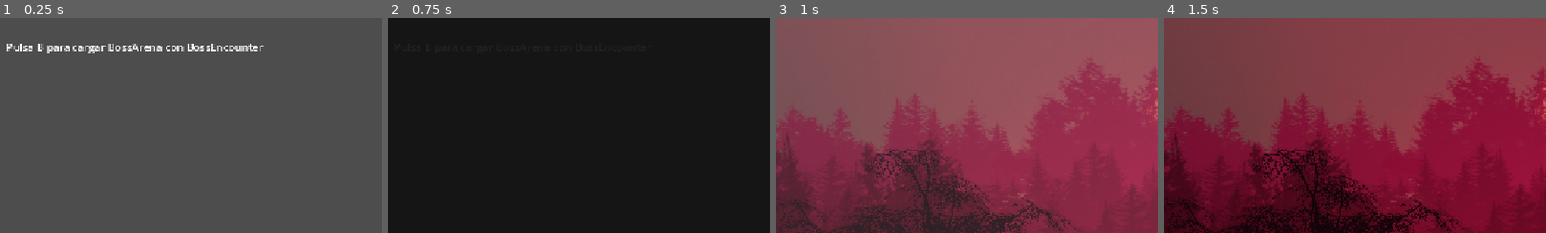
Above: before the commit, frames 1-4 (left to right).
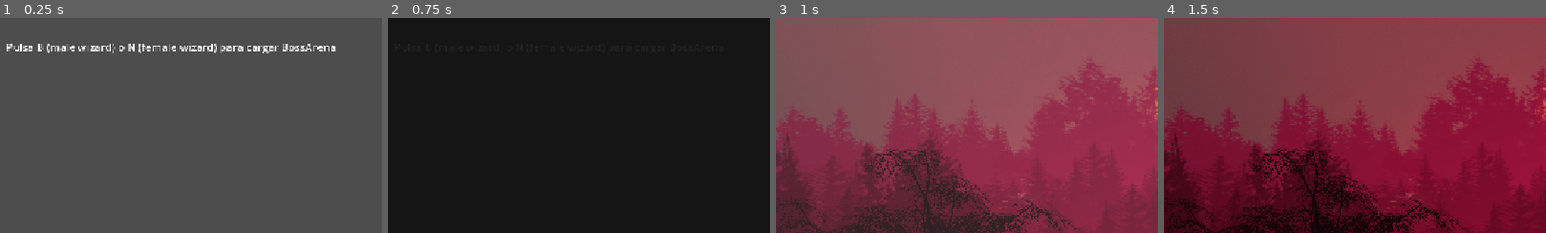
Above: after the commit, the same moments.

Repository: CarlesRa/mantle
Game: Godot game, scene res://sandbox/boss/arena_transition_test.tscn
The game is run twice, just before and just after one commit, with the same random seed, the same clock (stepped at 60 frames per second) and the same inputs. This scene is started directly instead of the project's main scene. Sound files missing from this copy of the repository are replaced by a short silence.
Inputs:
- Up to frame 1 (0.25 s): no input
- Up to frame 2 (0.75 s): tap B at 0.5, 0.6 s; hold D (move_right) from 0.53 s (still down)
- Up to frame 3 (1 s): keep holding D (move_right); tap W (jump) at 0.77 s; tap N at 0.8 s
- Up to frame 4 (1.5 s): keep holding D (move_right); tap N at 1.35 s
The pictures show only the part of the screen within x 2-52%, y 0-50%; the shares and areas given below are measured in that part.

The runs differ from the first frame. In frame 1, 1.4% of the frame differs, in the area x 12-88%, y 11-17%; in frame 2, less than 0.1%; in frame 3, nothing differs; in frame 4, nothing differs.

Commit message:
feat: add female wizard encounter to arena transition test

Diff:
--- a/sandbox/boss/arena_transition_test.gd
+++ b/sandbox/boss/arena_transition_test.gd
@@ -3,6 +3,7 @@
 const ARENA_SCENE_PATH: String = "res://levels/boss_arena/boss_arena.tscn"
 
 @export var encounter: BossEncounter
+@export var encounter_female_wizard: BossEncounter
 
 var _transition_requested: bool = false
 
@@ -12,17 +13,24 @@
 		return
 
 	var key_event: InputEventKey = event as InputEventKey
-	if key_event.pressed and not key_event.echo and key_event.physical_keycode == KEY_B:
-		_transition_to_arena()
+	if not key_event.pressed or key_event.echo:
+		return
+	if key_event.physical_keycode == KEY_B:
+		_transition_to_arena(encounter)
+	elif key_event.physical_keycode == KEY_N:
+		_transition_to_arena(encounter_female_wizard)
 
 
-func _transition_to_arena() -> void:
+func _transition_to_arena(selected_encounter: BossEncounter) -> void:
+	if not selected_encounter:
+		push_error("ArenaTransitionTest: no encounter assigned.")
+		return
 	_transition_requested = true
 	var error: Error
 	if GameManager.run_state == GameManager.RunState.MENU:
-		error = await GameManager.start_run(ARENA_SCENE_PATH, encounter)
+		error = await GameManager.start_run(ARENA_SCENE_PATH, selected_encounter)
 	else:
-		error = await GameManager.change_level(ARENA_SCENE_PATH, encounter)
+		error = await GameManager.change_level(ARENA_SCENE_PATH, selected_encounter)
 
 	if error != OK:
 		push_error("ArenaTransitionTest: arena transition failed (%d)." % error)
--- a/sandbox/boss/arena_transition_test.tscn
+++ b/sandbox/boss/arena_transition_test.tscn
@@ -2,16 +2,18 @@
 
 [ext_resource type="Script" path="res://sandbox/boss/arena_transition_test.gd" id="1_script"]
 [ext_resource type="Resource" path="res://levels/boss_arena/boss_01_encounter.tres" id="2_encounter"]
+[ext_resource type="Resource" path="res://levels/boss_arena/boss_02_encounter.tres" id="3_encounter"]
 
 [node name="ArenaTransitionTest" type="Node2D"]
 script = ExtResource("1_script")
 encounter = ExtResource("2_encounter")
+encounter_female_wizard = ExtResource("3_encounter")
 
 [node name="Instructions" type="CanvasLayer" parent="."]
 
 [node name="Label" type="Label" parent="Instructions"]
 offset_left = 32.0
 offset_top = 32.0
-offset_right = 520.0
+offset_right = 640.0
 offset_bottom = 64.0
-text = "Pulsa B para cargar BossArena con BossEncounter"
+text = "Pulsa B (male wizard) o N (female wizard) para cargar BossArena"
